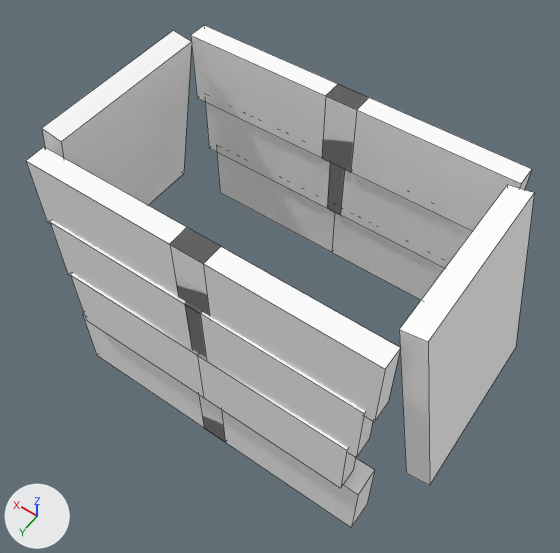
A saved change to the OBJ model src/main/resources/assets/myvillage/models/equipment/forging/workpiece_xuantie_leggings_tempered.obj.
The view is the same before and after, from a 50 mm camera at (-0.416, 0.58, 1.413) aimed at (-0.001, -0.001, 0.501). The axes (+X, +Y, +Z) are drawn at lower left. The lights are the same throughout. The first picture is the older version. Mesh edges are drawn as thin lines. Where no turn or scale is listed for an object, it has been applied to the vertices. Vertices at exactly the same position are counted once.

Objects in the first picture: 'workpiece_xuantie_leggings_tempered'.
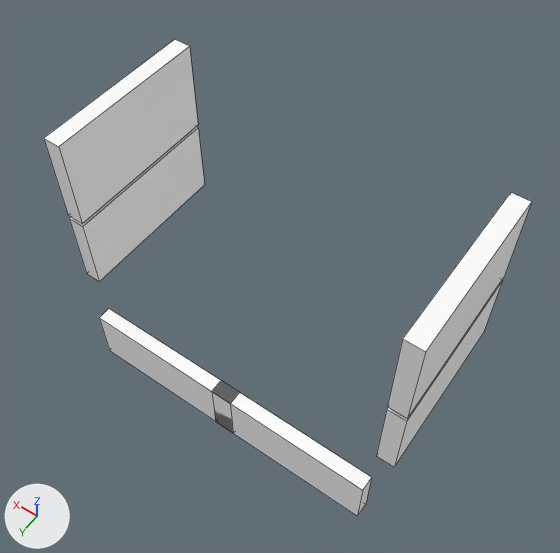
What differs and where, as boxes [x1, y1, x2, y2] in the pictures (560 x 553 px):
'workpiece_xuantie_leggings_tempered', reshaped: before [26, 25, 534, 528]; after [44, 40, 532, 516]
part 1 of me_workpiece_xuantie_leggings_tempered, added: after [44, 40, 198, 223]
part 2 of me_workpiece_xuantie_leggings_tempered, added: after [69, 127, 204, 282]
part 3 of me_workpiece_xuantie_leggings_tempered, added: after [99, 309, 240, 433]
part 4 of me_workpiece_xuantie_leggings_tempered, added: after [387, 192, 532, 419]
part 5 of me_workpiece_xuantie_leggings_tempered, added: after [376, 280, 503, 467]
part 6 of me_workpiece_xuantie_leggings_tempered, added: after [214, 382, 372, 516]
part 7 of me_workpiece_xuantie_leggings_tempered, deleted: before [71, 273, 355, 488]
part 8 of me_workpiece_xuantie_leggings_tempered, deleted: before [217, 152, 445, 300]
part 9 of me_workpiece_xuantie_leggings_tempered, deleted: before [82, 313, 225, 442]
part 10 of me_workpiece_xuantie_leggings_tempered, deleted: before [50, 220, 206, 358]
part 11 of me_workpiece_xuantie_leggings_tempered, deleted: before [42, 30, 192, 205]
part 12 of me_workpiece_xuantie_leggings_tempered, deleted: before [327, 163, 472, 268]
part 13 of me_workpiece_xuantie_leggings_tempered, deleted: before [199, 396, 375, 528]
part 14 of me_workpiece_xuantie_leggings_tempered, deleted: before [205, 102, 344, 215]
part 15 of me_workpiece_xuantie_leggings_tempered, deleted: before [171, 228, 400, 422]
part 16 of me_workpiece_xuantie_leggings_tempered, deleted: before [26, 147, 221, 316]
part 17 of me_workpiece_xuantie_leggings_tempered, deleted: before [322, 85, 532, 231]
part 18 of me_workpiece_xuantie_leggings_tempered, deleted: before [399, 185, 534, 485]
part 19 of me_workpiece_xuantie_leggings_tempered, deleted: before [191, 25, 369, 172]
part 20 of me_workpiece_xuantie_leggings_tempered, deleted: before [185, 302, 373, 458]

Diff of the bpy script that builds the scene:
```diff
--- a/src/main/resources/assets/myvillage/models/equipment/forging/workpiece_xuantie_leggings_tempered.obj.py
+++ b/src/main/resources/assets/myvillage/models/equipment/forging/workpiece_xuantie_leggings_tempered.obj.py
@@ me_workpiece_xuantie_leggings_tempered @@
-me_workpiece_xuantie_leggings_tempered.from_pydata(...)  # 120 vertices, 94 faces; spans x -0.336..0.336, y -0.182..0.189, z 0.272..0.738
+me_workpiece_xuantie_leggings_tempered.from_pydata(...)  # 48 vertices, 36 faces; spans x -0.284..0.284, y -0.132..0.154, z 0.259..0.722
+# me_workpiece_xuantie_leggings_tempered part 1: a new loose piece, a box spanning x 0.256..0.284, y -0.132..0.133, z 0.572..0.722, in mat_m0 (its picture is missing)
+# me_workpiece_xuantie_leggings_tempered part 2: a new loose piece, a box spanning x 0.256..0.284, y -0.132..0.133, z 0.434..0.566, in mat_m0 (its picture is missing)
+# me_workpiece_xuantie_leggings_tempered part 3: a new loose piece, a box spanning x -0.018..0.256, y 0.13..0.154, z 0.259..0.359, in mat_m0 (its picture is missing)
+# me_workpiece_xuantie_leggings_tempered part 4: a new loose piece, a box spanning x -0.284..-0.256, y -0.132..0.133, z 0.572..0.722, in mat_m0 (its picture is missing)
+# me_workpiece_xuantie_leggings_tempered part 5: a new loose piece, a box spanning x -0.284..-0.256, y -0.132..0.133, z 0.434..0.566, in mat_m0 (its picture is missing)
+# me_workpiece_xuantie_leggings_tempered part 6: a new loose piece, a box spanning x -0.256..0.018, y 0.13..0.154, z 0.259..0.359, in mat_m0 (its picture is missing)
+# me_workpiece_xuantie_leggings_tempered part 7: the loose piece of 12 vertices spanning x -0.237..0.237, y 0.158..0.189, z 0.409..0.525 is deleted
+# me_workpiece_xuantie_leggings_tempered part 8: the loose piece of 12 vertices spanning x -0.237..0.237, y -0.182..-0.151, z 0.409..0.525 is deleted
+# me_workpiece_xuantie_leggings_tempered part 9: the loose piece of 8 vertices spanning x -0.022..0.259, y 0.134..0.178, z 0.272..0.397 is deleted
+# me_workpiece_xuantie_leggings_tempered part 10: the loose piece of 8 vertices spanning x -0.013..0.25, y 0.154..0.185, z 0.512..0.628 is deleted
+# me_workpiece_xuantie_leggings_tempered part 11: the loose piece of 8 vertices spanning x 0.25..0.336, y -0.131..0.131, z 0.437..0.738 is deleted
+# me_workpiece_xuantie_leggings_tempered part 12: the loose piece of 8 vertices spanning x -0.25..0.013, y -0.179..-0.147, z 0.512..0.628 is deleted
+# me_workpiece_xuantie_leggings_tempered part 13: the loose piece of 8 vertices spanning x -0.259..0.022, y 0.134..0.178, z 0.272..0.397 is deleted
+# me_workpiece_xuantie_leggings_tempered part 14: the loose piece of 8 vertices spanning x -0.013..0.25, y -0.179..-0.147, z 0.512..0.628 is deleted
+# me_workpiece_xuantie_leggings_tempered part 15: the loose piece of 8 vertices spanning x -0.262..0.025, y 0.15..0.181, z 0.616..0.731 is deleted
+# me_workpiece_xuantie_leggings_tempered part 16: the loose piece of 8 vertices spanning x -0.025..0.262, y 0.15..0.181, z 0.616..0.731 is deleted
+# me_workpiece_xuantie_leggings_tempered part 17: the loose piece of 8 vertices spanning x -0.262..0.025, y -0.175..-0.144, z 0.616..0.731 is deleted
+# me_workpiece_xuantie_leggings_tempered part 18: the loose piece of 8 vertices spanning x -0.336..-0.25, y -0.131..0.131, z 0.437..0.738 is deleted
+# me_workpiece_xuantie_leggings_tempered part 19: the loose piece of 8 vertices spanning x -0.025..0.262, y -0.175..-0.144, z 0.616..0.731 is deleted
+# me_workpiece_xuantie_leggings_tempered part 20: the loose piece of 8 vertices spanning x -0.25..0.013, y 0.154..0.185, z 0.512..0.628 is deleted
 me_workpiece_xuantie_leggings_tempered.materials.append(mat_m0)
```
